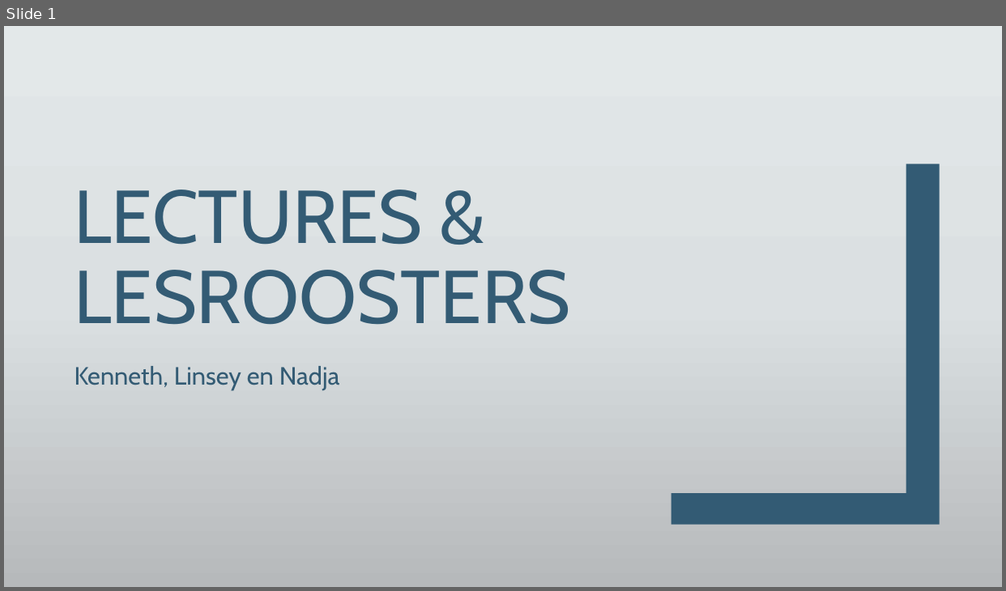
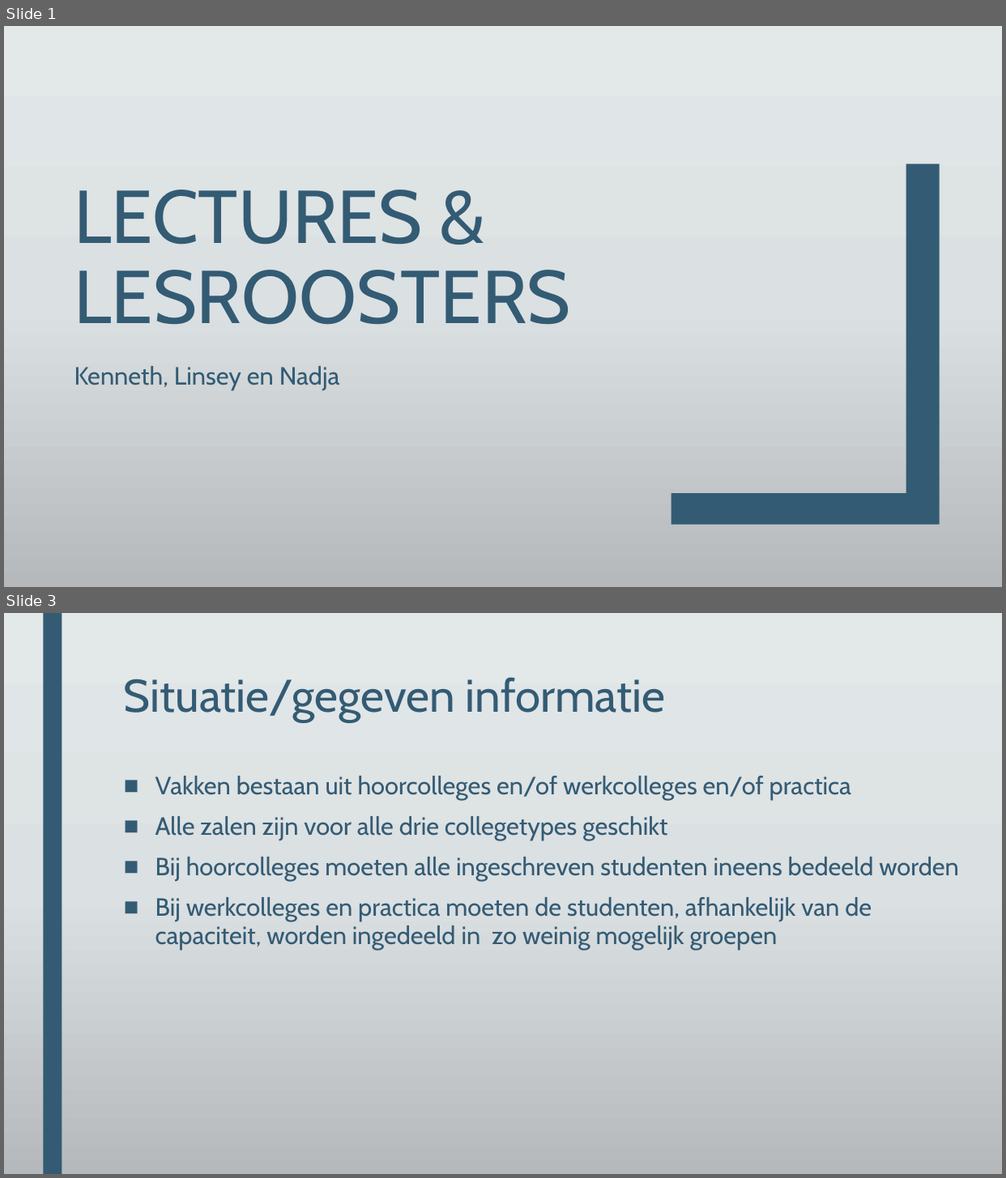
Before and after one commit to DeRoostermakers/Heuristieken, a slide deck: Presentaties/Week1/Lectures & Lesroosters Inleiding.pptx. Shown one above the other, each under a label of ours: slide 1 before the commit, slides 1 and 3 after it; the slides between them are not shown. The pictures are 1006x591 and 1006x1178 pixels, drawn with LibreOffice and Linux fonts; fonts in the diff are those of the drawing; background and template pictures are left out. Boxes give left, top, right and bottom in pixels: in the first picture for what was removed or moved away, otherwise in the second. Text is boxed around its words. In the diff, an @@ line names an element or a change of style, - is before the commit and + after.

```diff
--- a/Presentaties/Week1/Lectures & Lesroosters Inleiding.pptx
+++ b/Presentaties/Week1/Lectures & Lesroosters Inleiding.pptx
@@ slide 3 added at (4, 613, 1002, 1174), background gradient #E3E8EA to #DCE0E2 to #B6BABC @@
@@ rectangle added at (43, 613, 62, 1174), fill #335B74 @@
@@ title added at (124, 677, 666, 722), 44 pt, text #335B74 @@
+Situatie/gegeven informatie
@@ text added at (155, 776, 959, 950), 24 pt, text #335B74 @@
+■ Vakken bestaan uit hoorcolleges en/of werkcolleges en/of practica
+■ Alle zalen zijn voor alle drie collegetypes geschikt
+■ Bij hoorcolleges moeten alle ingeschreven studenten ineens bedeeld worden
+■ Bij werkcolleges en practica moeten de studenten, afhankelijk van de capaciteit, worden ingedeeld in zo weinig mogelijk groepen
```
Also in this commit, not shown: 1 slide changed, 5 other slides added, 2 slides removed, 13 other files.
